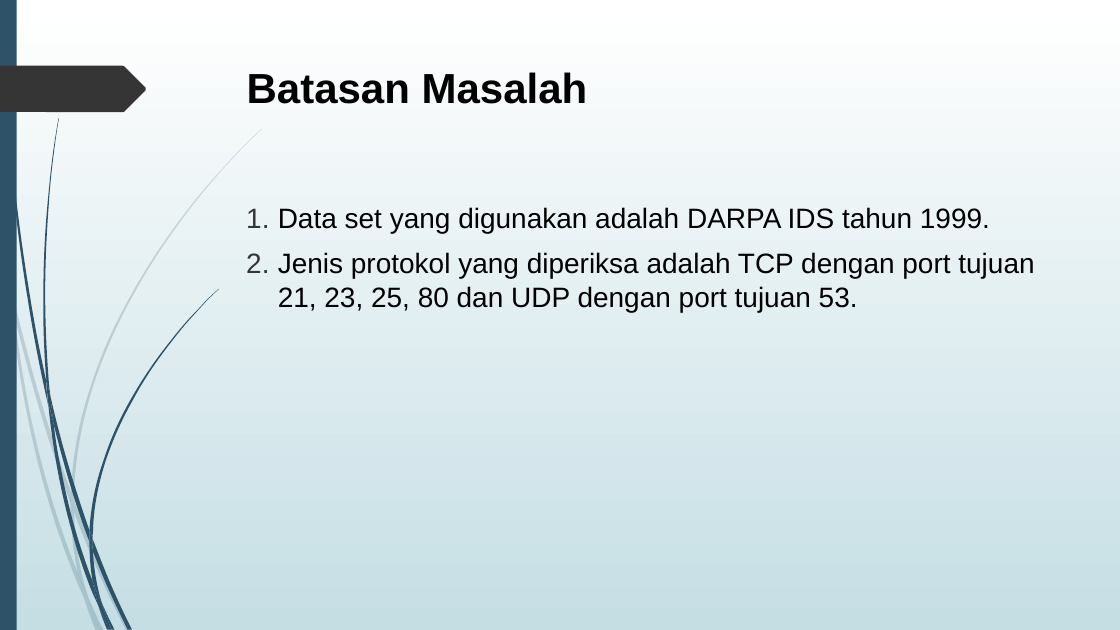
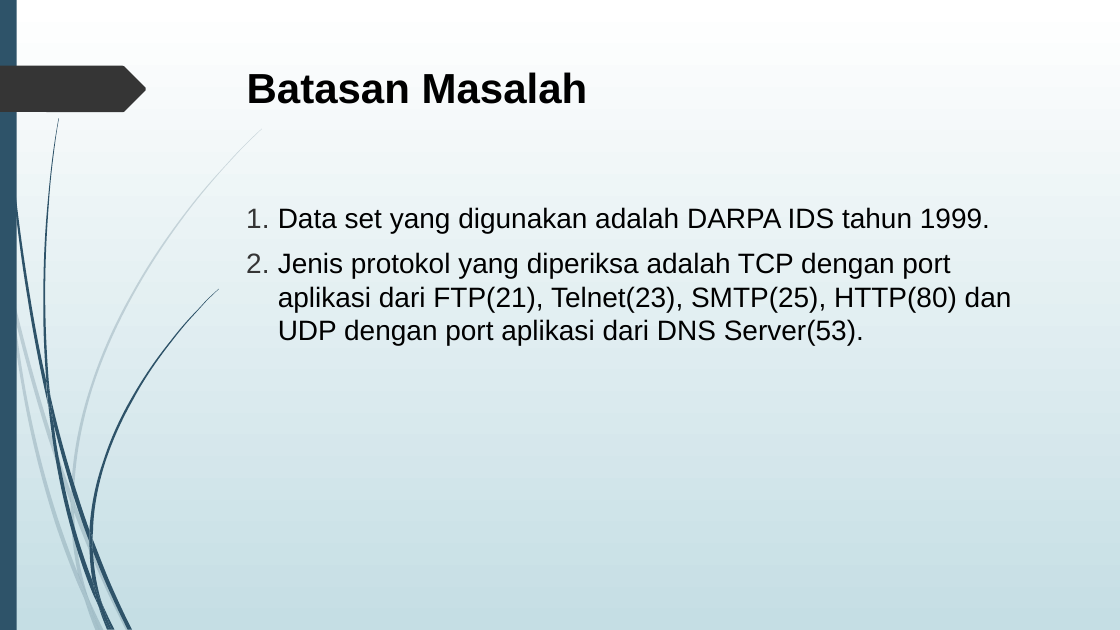
Before and after one commit to agus4171/TA-AJK, a slide deck: slide 4 of TA/5112100036-PPT.pptx. Drawn at 1120x630 pixels with LibreOffice and Linux fonts; fonts in the diff are those of the drawing. Boxes give left, top, right and bottom in pixels: in the first picture for what was removed or moved away, otherwise in the second. Text is boxed around its words. In the diff, an @@ line names an element or a change of style, - is before the commit and + after.

```diff
--- a/TA/5112100036-PPT.pptx
+++ b/TA/5112100036-PPT.pptx
@@ text at (278,252,1012,345): text changed @@
-2. Jenis protokol yang diperiksa adalah TCP dengan port tujuan 21, 23, 25, 80 dan UDP dengan port tujuan 53.
+2. Jenis protokol yang diperiksa adalah TCP dengan port aplikasi dari FTP(21), Telnet(23), SMTP(25), HTTP(80) dan UDP dengan port aplikasi dari DNS Server(53).
```
Also in this commit, not shown: 11 other slides changed, 18 slides added, 1 slide removed, 2 other files.
